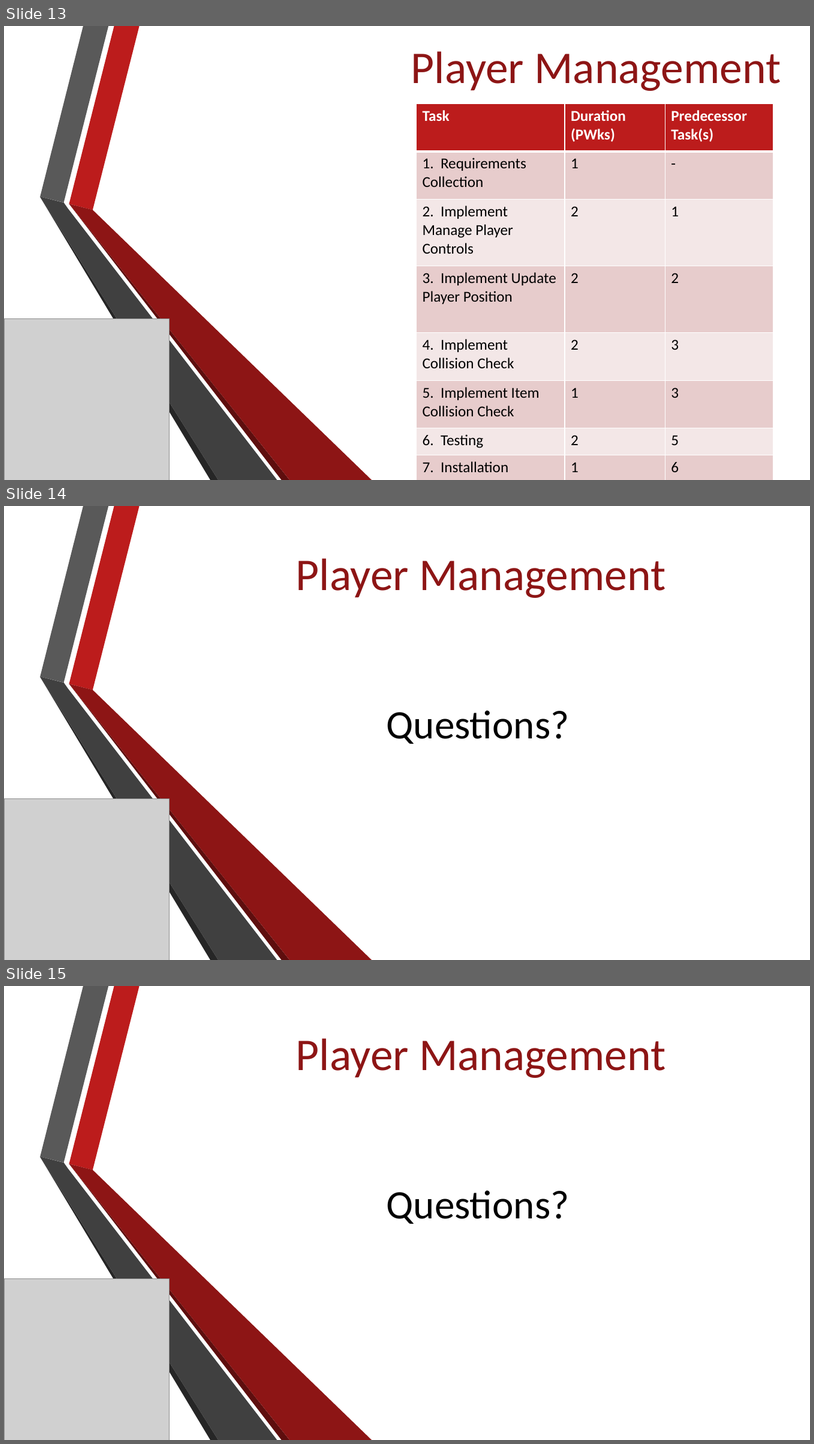
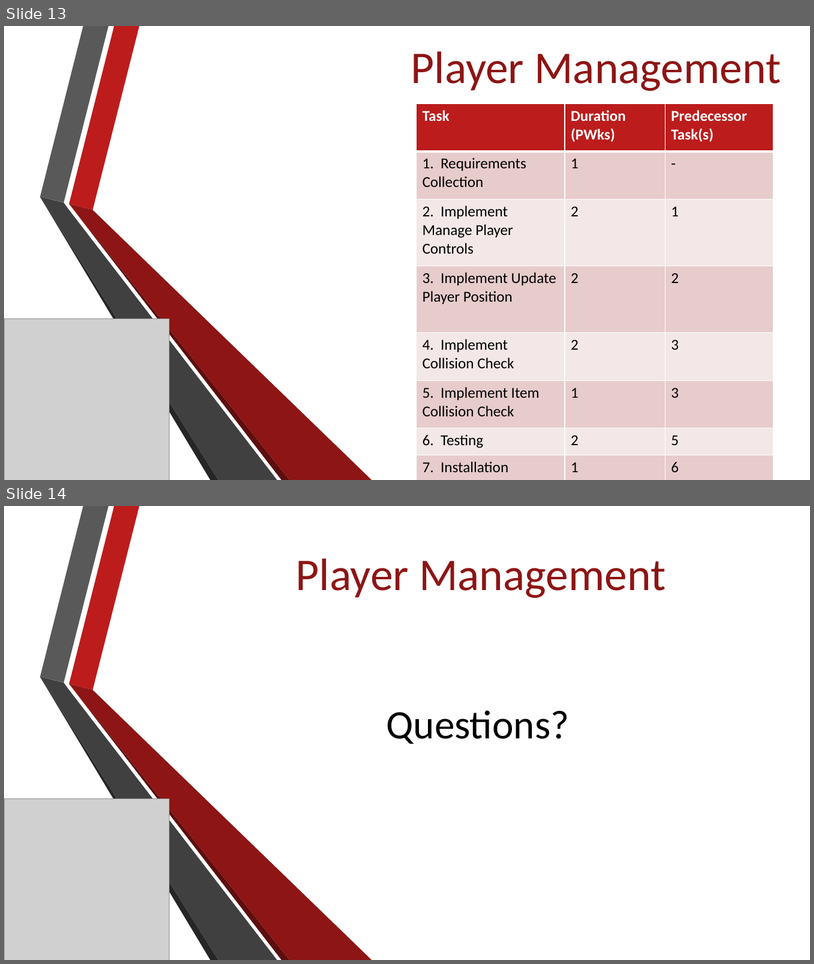
Before and after one commit to Jacob-Friedberg/Maze_Runner, a slide deck: Documents/SA Presentation.pptx. Shown one above the other, each under a label of ours: slides 13, 14 and 15 before the commit, slides 13 and 14 after it. The pictures are 814x1444 and 814x964 pixels, drawn with LibreOffice and Linux fonts; fonts in the diff are those of the drawing; grey boxes stand for pictures; background and template pictures are left out. Boxes give left, top, right and bottom in pixels: in the first picture for what was removed or moved away, otherwise in the second. Text is boxed around its words. In the diff, an @@ line names an element or a change of style, - is before the commit and + after.

```diff
--- a/Documents/SA Presentation.pptx
+++ b/Documents/SA Presentation.pptx
@@ slide 14 removed at [4,506,810,960], background picture (left out); not listed: 6 template elements that a slide beside it also shows @@
@@ title removed at [296,558,666,598] @@
-Player Management
@@ subtitle removed at [387,710,570,744] @@
-Questions?
@@ picture removed at [4,799,170,960] @@
@@ what was slide 15 is now slide 14 @@
```
Also in this commit, not shown: 14 slides changed, 2 slides added, 2 other files.
